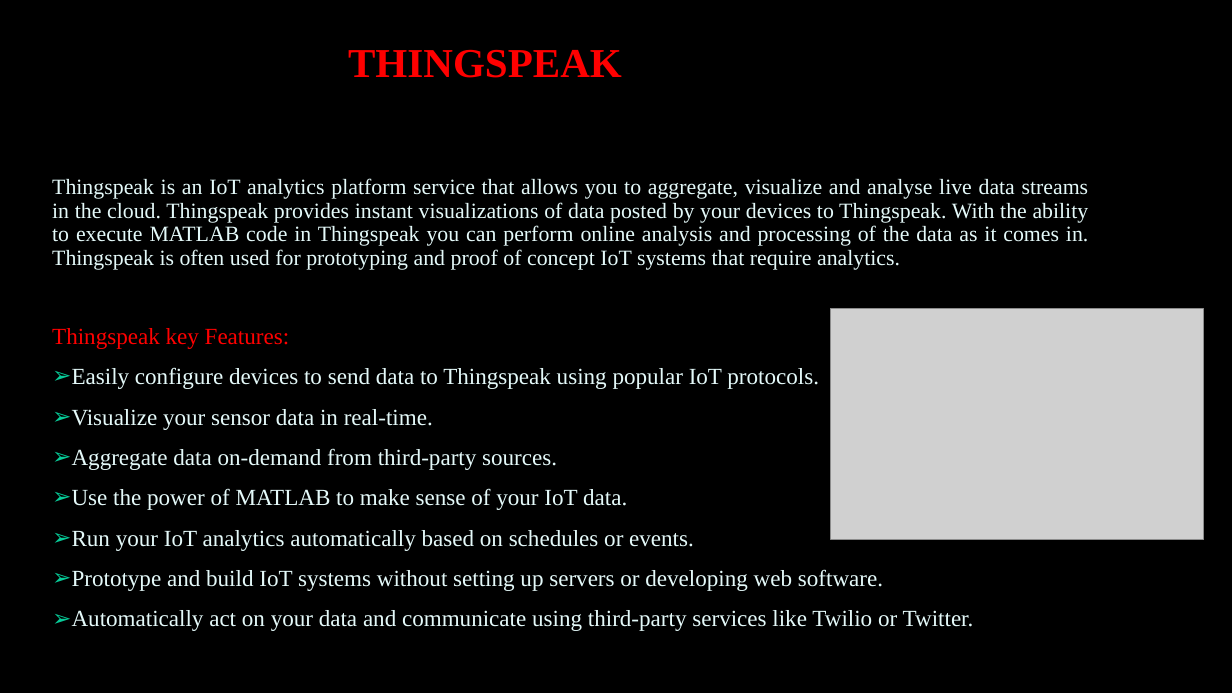
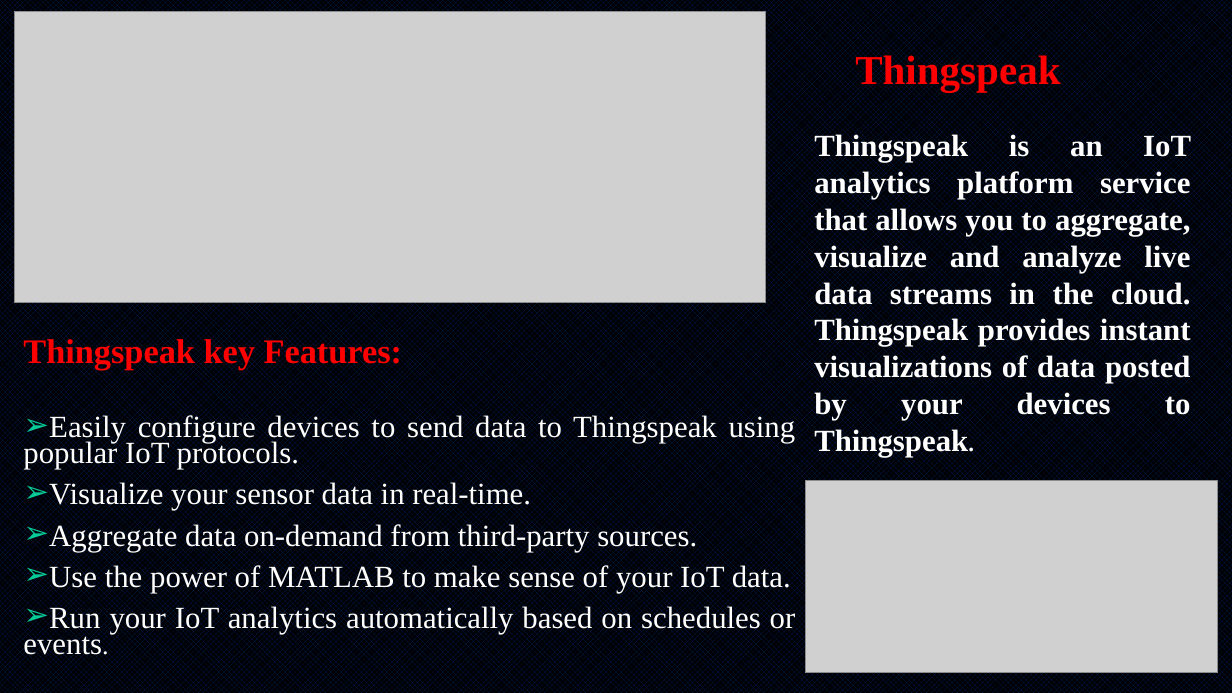
Before and after one commit to Lekshmisr95/body-sensor-network, a slide deck: slide 21 of Presentation Cover Option 1.pptx (slide 15 before the commit). Drawn at 1232x693 pixels with LibreOffice and Linux fonts; fonts in the diff are those of the drawing; grey boxes stand for pictures. Boxes give left, top, right and bottom in pixels: in the first picture for what was removed or moved away, otherwise in the second. Text is boxed around its words. In the diff, an @@ line names an element or a change of style, - is before the commit and + after.

```diff
--- a/Presentation Cover Option 1.pptx
+++ b/Presentation Cover Option 1.pptx
@@ background #000000 to pattern #002060 on #000000 @@
@@ picture added at (14, 11, 765, 302) @@
@@ title at (855, 52, 1060, 92): text changed @@
-THINGSPEAK
+Thingspeak
@@ text added at (814, 134, 1191, 457), 24 pt, text #FFFFFF, bold @@
+Thingspeak is an IoT analytics platform service that allows you to aggregate, visualize and analyze live data streams in the cloud. Thingspeak provides instant visualizations of data posted by your devices to Thingspeak.
@@ subtitle at (52, 178, 1089, 270): paragraph removed @@
-Thingspeak is an IoT analytics platform service that allows you to aggregate, visualize and analyse live data streams in the cloud. Thingspeak provides instant visualizations of data posted by your devices to Thingspeak. With the ability to execute MATLAB code in Thingspeak you can perform online analysis and processing of the data as it comes in. Thingspeak is often used for prototyping and proof of concept IoT systems that require analytics.
@@ subtitle "Thingspeak key Features:": place and size @@
-subtitle "Thingspeak key Features:" at (52, 178, 1089, 631)
+subtitle "Thingspeak key Features:" at (23, 336, 796, 660)
@@ subtitle "Thingspeak key Features:" at (23, 336, 796, 660): size 18 to 26.8 pt, bold on in "Thingspeak key Features:"; size 18 to 24 pt, text colour #E4F9F9 to #FFFFFF; size 18 to 20.4 pt in "events."; line spacing 0.9 to 0.7 @@
@@ picture removed at (831, 309, 1204, 540) @@
@@ picture added at (805, 481, 1218, 673) @@
@@ subtitle at (72, 569, 974, 631): paragraphs removed @@
-➢ Prototype and build IoT systems without setting up servers or developing web software.
-➢ Automatically act on your data and communicate using third-party services like Twilio or Twitter.
```
Also in this commit, not shown: 11 other slides changed, 12 slides added, 6 slides removed, 15 other files.
